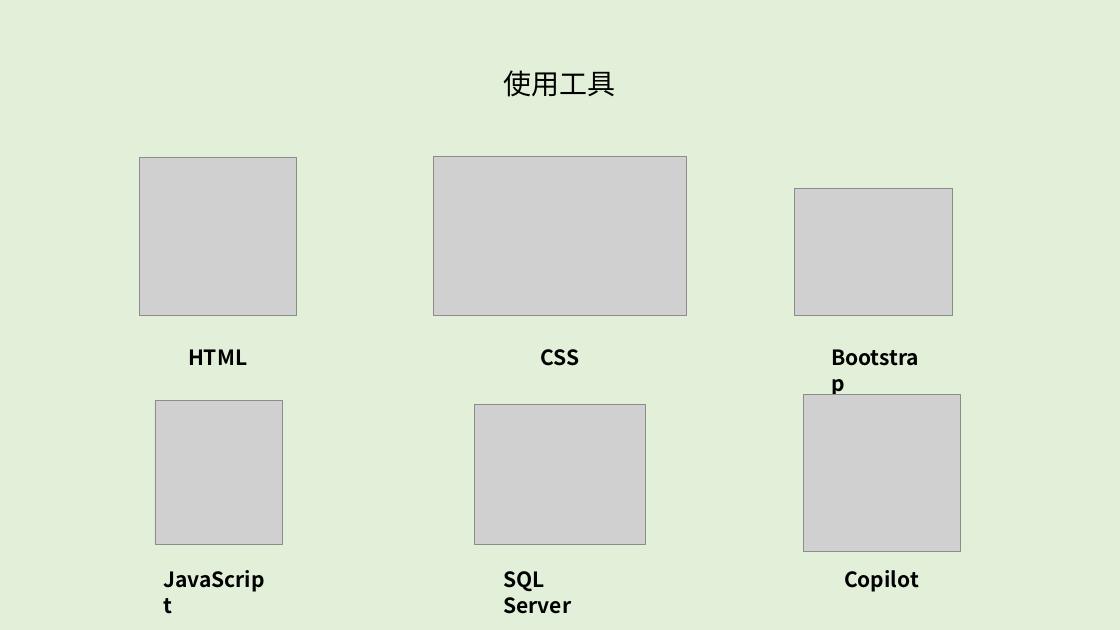
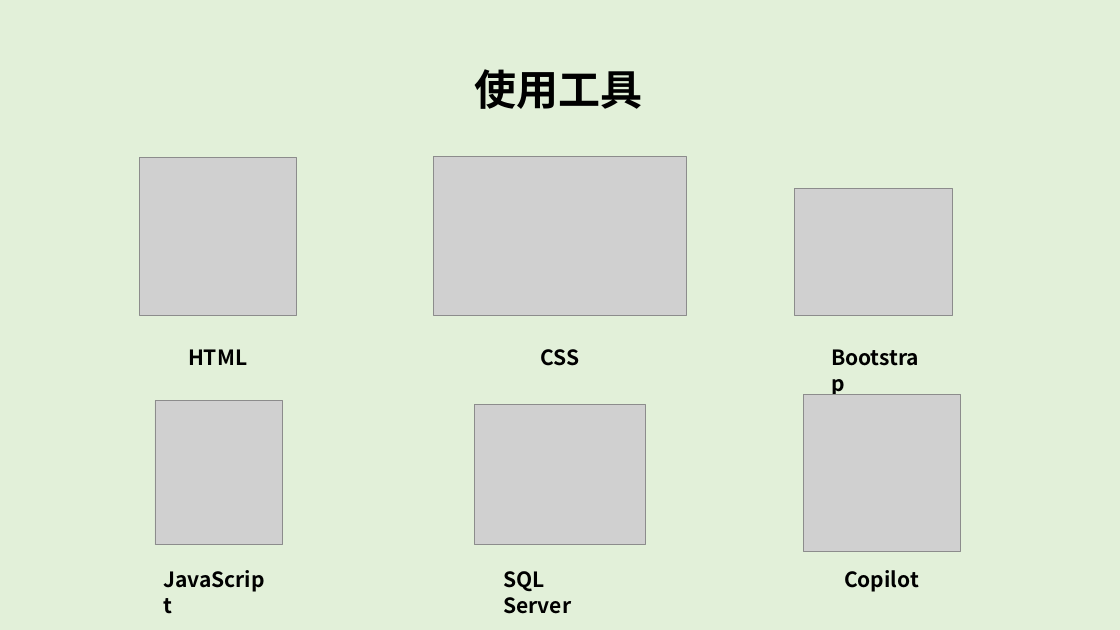
Before and after one commit to ZHAO-ZHIJIA/tixmart, a slide deck: slide 3 of MyProjects/PPT/售票.pptx (slide 2 before the commit). Drawn at 1120x630 pixels with LibreOffice and Linux fonts; fonts in the diff are those of the drawing; grey boxes stand for pictures. Boxes give left, top, right and bottom in pixels: in the first picture for what was removed or moved away, otherwise in the second. Text is boxed around its words. In the diff, an @@ line names an element or a change of style, - is before the commit and + after.

```diff
--- a/MyProjects/PPT/售票.pptx
+++ b/MyProjects/PPT/售票.pptx
@@ text "使用工具": place and size @@
-text "使用工具" at box(503, 70, 615, 97)
+text "使用工具" at box(474, 69, 642, 109)
@@ text "使用工具" at box(474, 69, 642, 109): size 24 to 36 pt, bold on @@
```
Also in this commit, not shown: 1 slide added.
